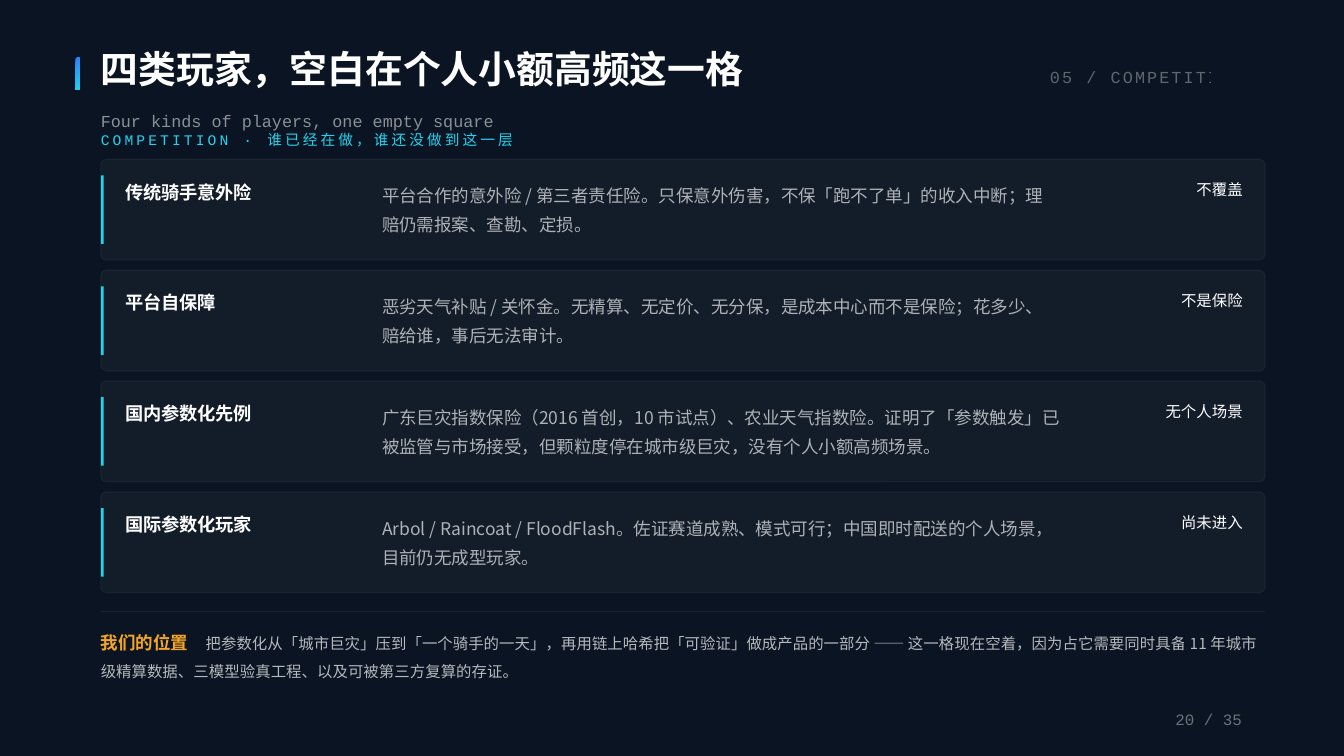
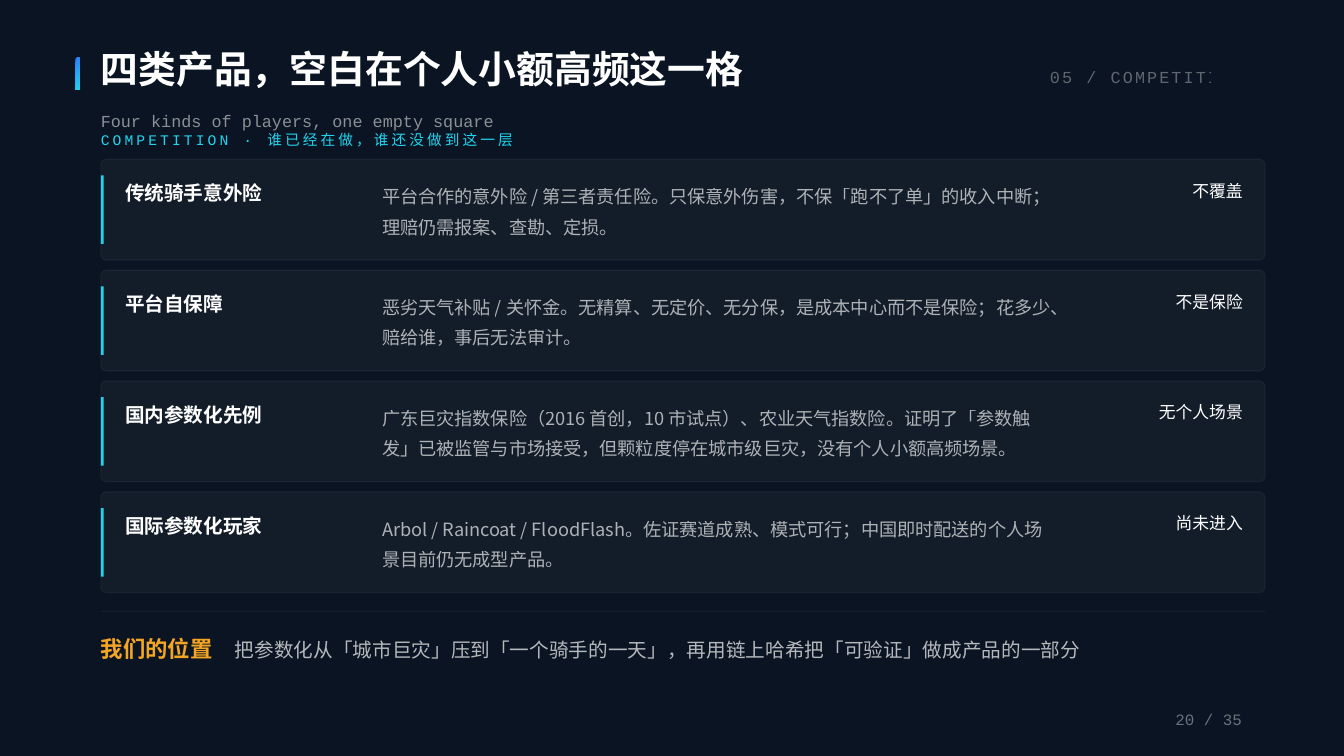
Before and after one commit to BruceLeezh/rainproof-pro, a slide deck: slide 15 of 01-参赛材料/交付物/PPT/雨证-路演PPT-答辩版-2026-11-14.pptx (slide 20 before the commit). Drawn at 1344x756 pixels with LibreOffice and Linux fonts; fonts in the diff are those of the drawing. Boxes give left, top, right and bottom in pixels: in the first picture for what was removed or moved away, otherwise in the second. Text is boxed around its words. In the diff, an @@ line names an element or a change of style, - is before the commit and + after.

```diff
--- a/01-参赛材料/交付物/PPT/雨证-路演PPT-答辩版-2026-11-14.pptx
+++ b/01-参赛材料/交付物/PPT/雨证-路演PPT-答辩版-2026-11-14.pptx
@@ text at box(101, 50, 744, 88): text changed @@
-四类玩家，空白在个人小额高频这一格
+四类产品，空白在个人小额高频这一格
@@ size 12.5 to 13 pt in 3 elements at box(382, 188, 1050, 236), box(382, 299, 1069, 346), box(382, 410, 1031, 457) @@
@@ size 13 to 14 pt in 4 elements at box(125, 183, 262, 202), box(125, 294, 223, 313), box(125, 405, 262, 424), box(125, 516, 262, 535) @@
@@ size 11 to 12 pt in 4 elements at box(1192, 183, 1242, 199), box(1176, 294, 1243, 310), box(1159, 404, 1243, 420), box(1176, 515, 1243, 531) @@
@@ text at box(382, 521, 1043, 568): text changed; size 12.5 to 13 pt @@
-Arbol / Raincoat / FloodFlash。佐证赛道成熟、模式可行；中国即时配送的个人场景，目前仍无成型玩家。
+Arbol / Raincoat / FloodFlash。佐证赛道成熟、模式可行；中国即时配送的个人场景目前仍无成型产品。
@@ text at box(101, 637, 1080, 659): text changed; size 11 to 14 pt @@
-我们的位置 把参数化从「城市巨灾」压到「一个骑手的一天」，再用链上哈希把「可验证」做成产品的一部分 —— 这一格现在空着，因为占它需要同时具备 11 年城市级精算数据、三模型验真工程、以及可被第三方复算的存证。
+我们的位置 把参数化从「城市巨灾」压到「一个骑手的一天」，再用链上哈希把「可验证」做成产品的一部分
```
Also in this commit, not shown: 14 other slides changed, 15 slides removed, 2 other files.
